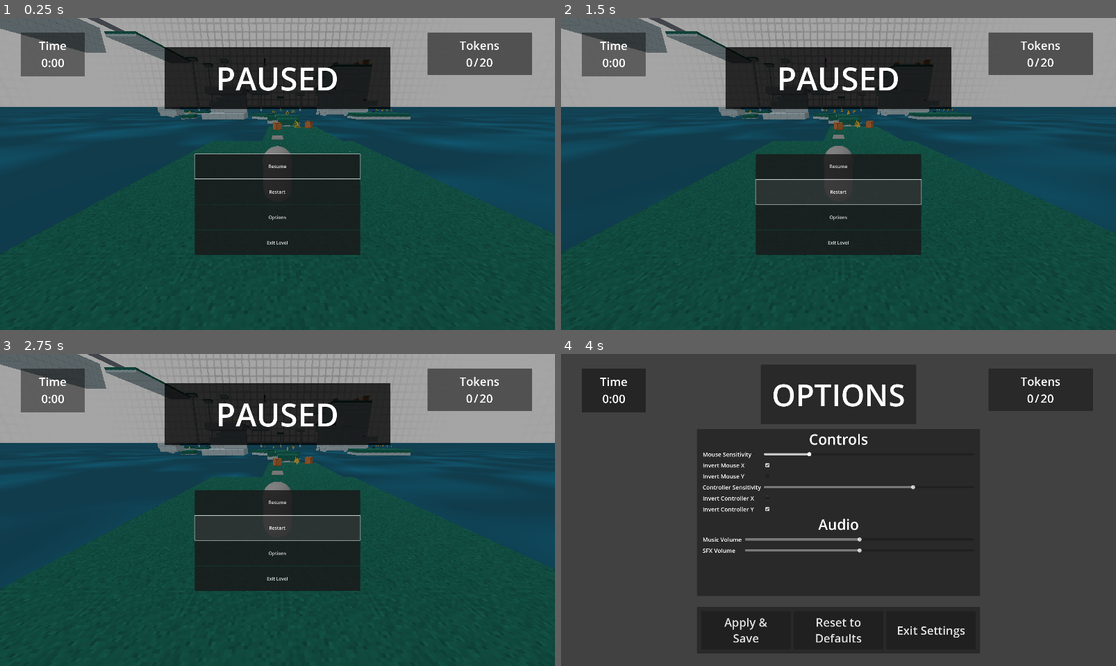
Above: before the commit, frames 1-4 (two rows, left to right).
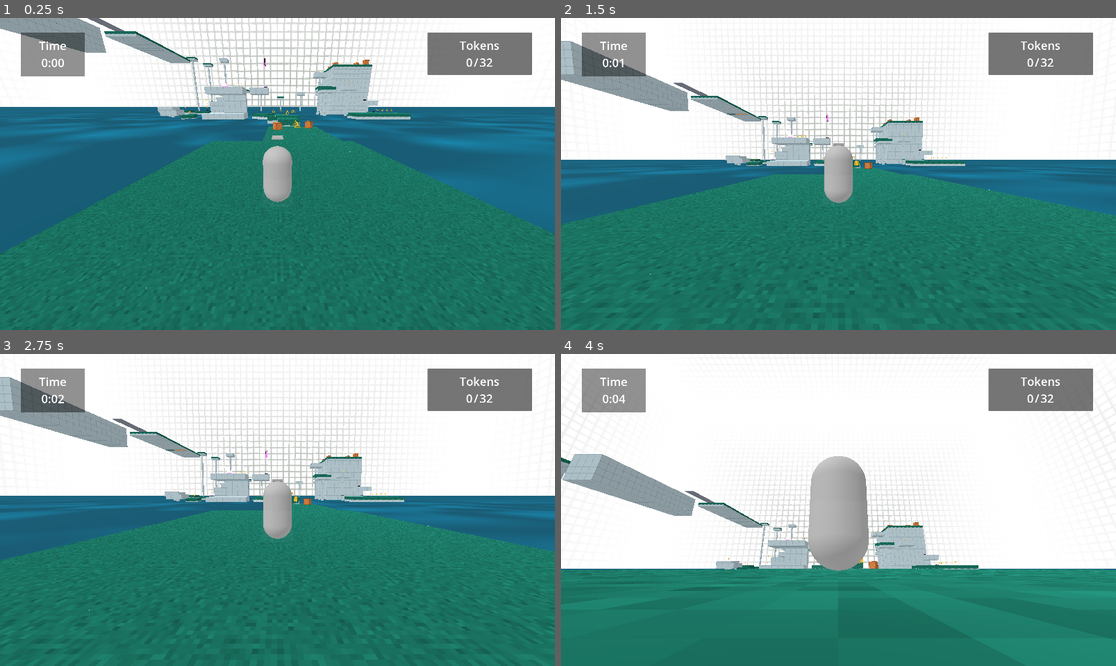
Above: after the commit, the same moments.

Repository: Nigel-Karunaratne/3DPlatformer_Godot4
Game: Godot game, scene res://level_scenes/monument1.tscn
Same seed, same stepped clock (60 frames per second), same inputs: the game is played once before the commit and once after it. The project has no main scene, so this scene is started directly.
Inputs (mouse positions are in pixels of both pictures, inside the frame that each line leads up to):
- Up to frame 1 (0.25 s): no input
- Up to frame 2 (1.5 s): click (838, 192) at 0.5 s, where only the run before the commit has a clickable "Restart"; click (838, 192) at 1.25 s, where only the run before the commit has a clickable "Restart"
- Up to frame 3 (2.75 s): click (277, 528) at 2 s, where only the run before the commit has a clickable "Restart"
- Up to frame 4 (4 s): click (838, 503) at 2.75 s, where only the run before the commit has a clickable "Resume"; click (838, 553) at 3.5 s, where only the run before the commit has a clickable "Options"

The runs differ from the first frame. In frame 1, 99% of the frame differs, in the area x 0-100%, y 0-100%; in frame 2, 97%; in frame 3, 97%; in frame 4, 99%.
Error before the commit: Parse Error: Identifier "LevelPaths" not declared in the current scope. (res://scripts/game_manager.gd:177)

Commit message:
Remove manual loading, replace w/ LevelManager

Diff:
--- a/scripts/game_manager.gd
+++ b/scripts/game_manager.gd
@@ -173,8 +173,8 @@
 	(game_ui.find_child("DBestTimeLabel") as Label).text = best_time_txt % [btmin, btsec]
 	game_ui.find_child("AnimationPlayer").play('show_goal')
 
-	# Start loading main menu scene
-	ResourceLoader.load_threaded_request(LevelPaths.LEVEL_SELECT_SCENE)
+	# Start loading main menu scene : NOTE - load happens in LevelManager so not here
+	# ResourceLoader.load_threaded_request(LevelPaths.LEVEL_SELECT_SCENE)
 
 	# Wait for a few seconds
 	await get_tree().create_timer(5).timeout
@@ -182,13 +182,5 @@
 	# FTB UI Transition
 	GlobalFade.fade_in()
 	# TODO - Switch to main menu
-	var main_menu : Resource
-	if ResourceLoader.load_threaded_get_status(LevelPaths.LEVEL_SELECT_SCENE) == ResourceLoader.THREAD_LOAD_LOADED:
-		main_menu = ResourceLoader.load_threaded_get(LevelPaths.LEVEL_SELECT_SCENE)
-	else:
-		#Do something here? Wait for load and show a loading icon?
-		# while not loaded, await Engine.get_main_loop().process_frame??
-		main_menu = ResourceLoader.load_threaded_get(LevelPaths.LEVEL_SELECT_SCENE)
-		pass
-	get_tree().change_scene_to_packed(main_menu)
+	LevelManager.change_scene_with_fade(LevelManager.LEVEL_SELECT_SCENE, true)
 	pass
